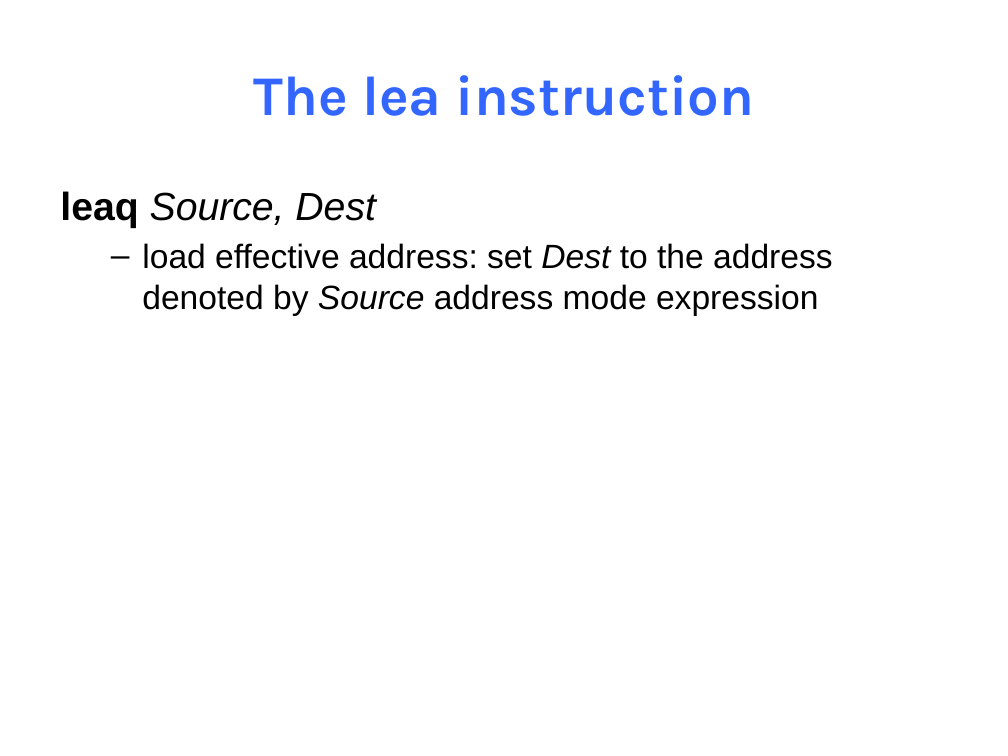
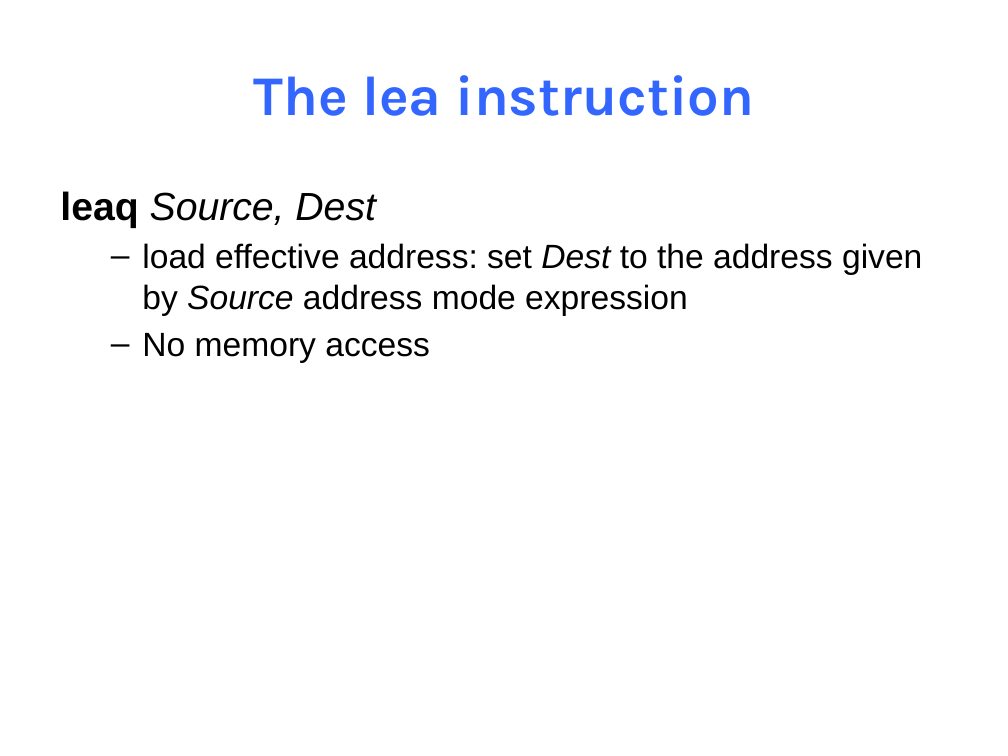
Before and after one commit to NYU-CSO/nyu-cso.github.io, a slide deck: slide 76 of notes/07-Machine_Basic.pptx (slide 91 before the commit). Drawn at 1008x756 pixels with LibreOffice and Linux fonts; fonts in the diff are those of the drawing. Boxes give left, top, right and bottom in pixels: in the first picture for what was removed or moved away, otherwise in the second. Text is boxed around its words. In the diff, an @@ line names an element or a change of style, - is before the commit and + after.

```diff
--- a/notes/07-Machine_Basic.pptx
+++ b/notes/07-Machine_Basic.pptx
@@ text at (x1=142, y1=243, x2=922, y2=363): text changed @@
-  – load effective address: set Dest to the address denoted by Source address mode expression
+  – load effective address: set Dest to the address given by Source address mode expression
+  – No memory access
```
Also in this commit, not shown: 12 other slides changed, 15 slides removed, 1 other file.
